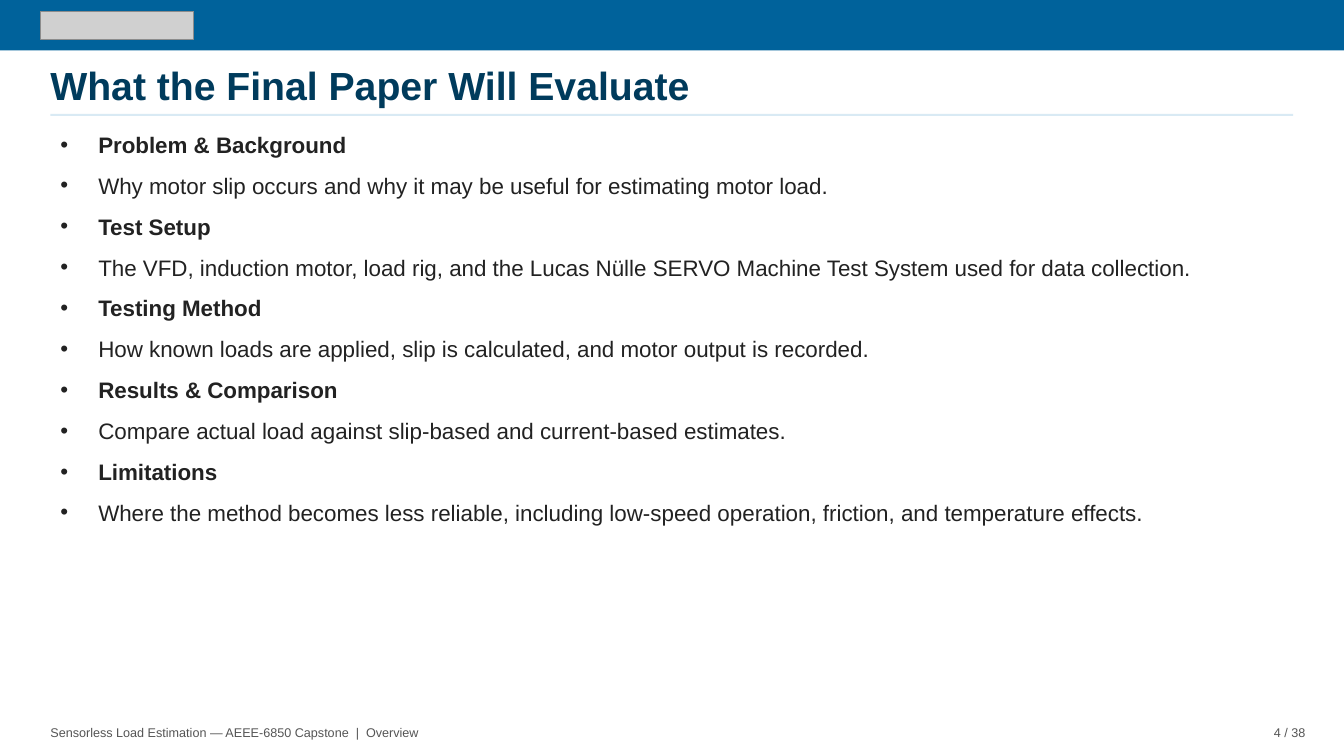
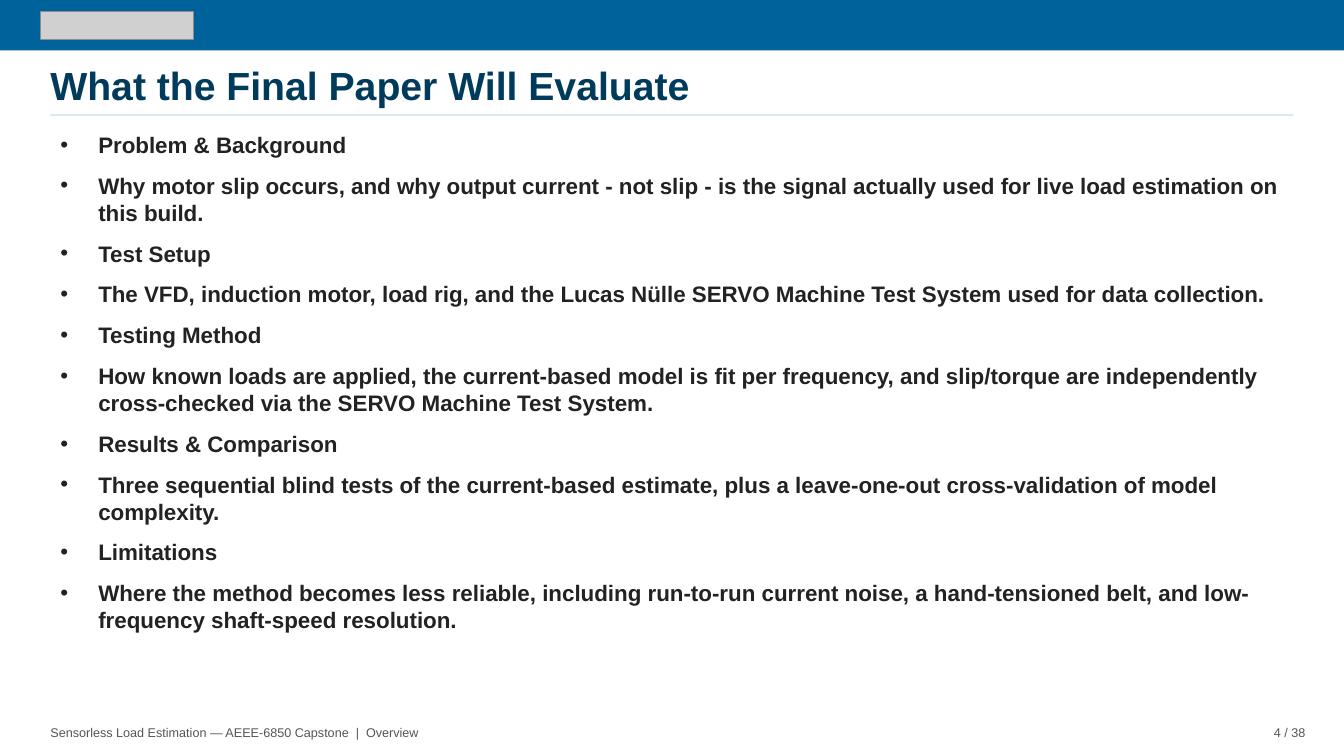
Before and after one commit to David-4529/Capstone, a slide deck: slide 4 of docs/paper/Sensorless_Load_Estimation_Deck.pptx. Drawn at 1344x756 pixels with LibreOffice and Linux fonts; fonts in the diff are those of the drawing; grey boxes stand for pictures. Boxes give left, top, right and bottom in pixels: in the first picture for what was removed or moved away, otherwise in the second. Text is boxed around its words. In the diff, an @@ line names an element or a change of style, - is before the commit and + after.

```diff
--- a/docs/paper/Sensorless_Load_Estimation_Deck.pptx
+++ b/docs/paper/Sensorless_Load_Estimation_Deck.pptx
@@ text at [98,177,1277,222]: text changed; bold on @@
-• Why motor slip occurs and why it may be useful for estimating motor load.
+• Why motor slip occurs, and why output current - not slip - is the signal actually used for live load estimation on this build.
@@ text at [98,285,1264,307]: bold on in "The VFD, induction motor, load rig, and ..." @@
@@ text at [98,367,1257,416]: text changed; bold on @@
-• How known loads are applied, slip is calculated, and motor output is recorded.
+• How known loads are applied, the current-based model is fit per frequency, and slip/torque are independently cross-checked via the SERVO Machine Test System.
@@ text at [98,476,1217,525]: text changed; bold on @@
-• Compare actual load against slip-based and current-based estimates.
+• Three sequential blind tests of the current-based estimate, plus a leave-one-out cross-validation of model complexity.
@@ text at [98,584,1249,633]: text changed; bold on @@
-• Where the method becomes less reliable, including low-speed operation, friction, and temperature effects.
+• Where the method becomes less reliable, including run-to-run current noise, a hand-tensioned belt, and low-frequency shaft-speed resolution.
```
Also in this commit, not shown: 7 other slides changed.
